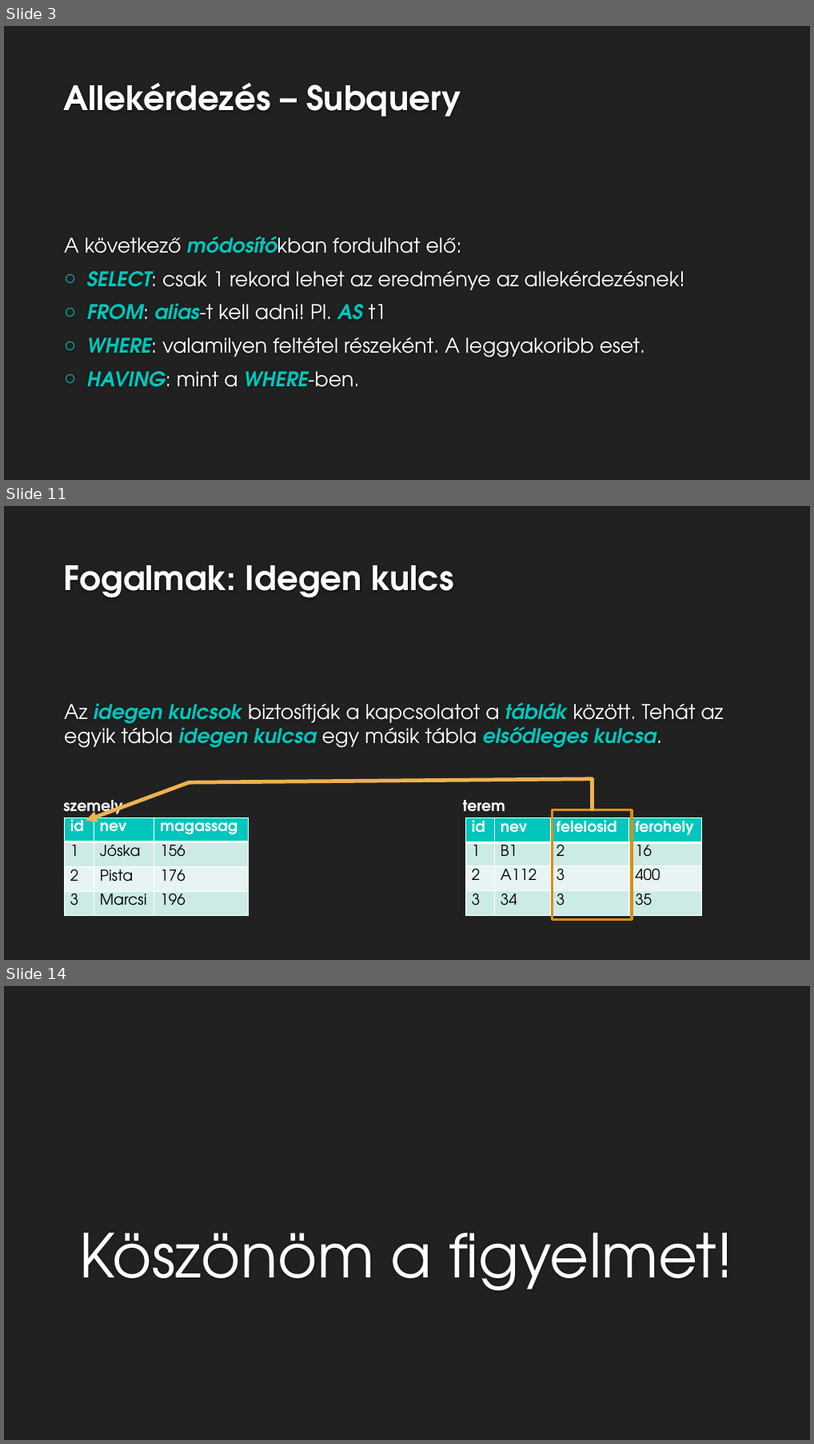
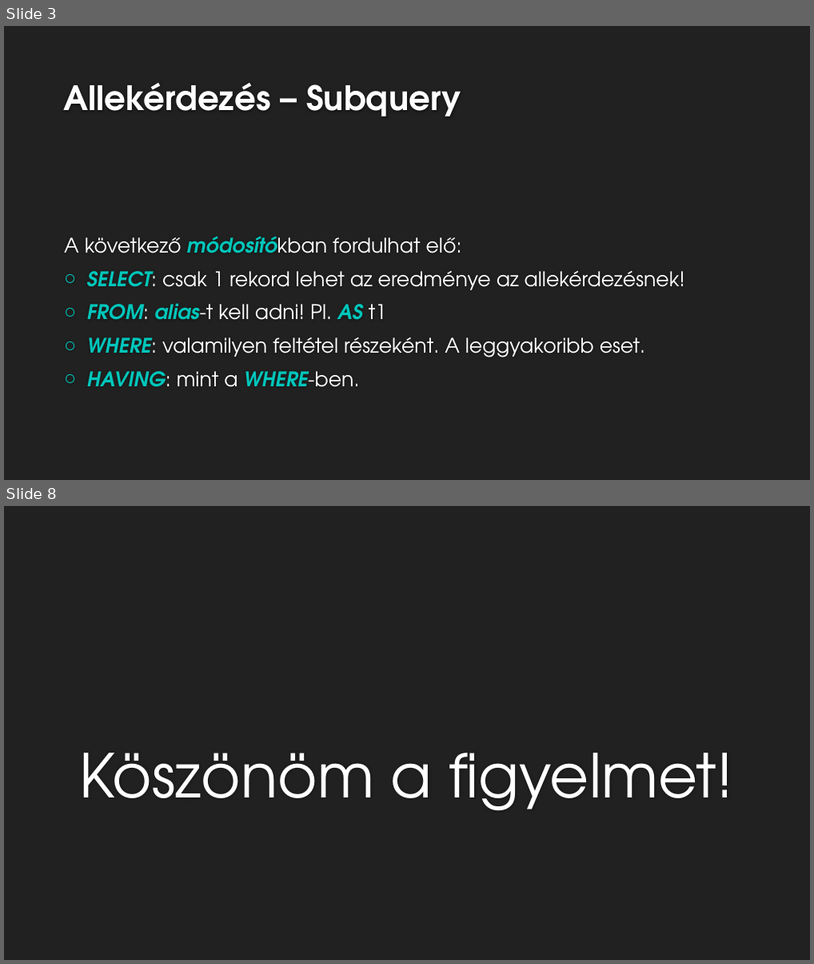
Before and after one commit to pepaSuli/sqltananyag, a slide deck: 19.lecke/AdatbázisTervezés19.pptx. Shown one above the other, each under a label of ours: slides 3, 11 and 14 before the commit, slides 3 and 8 after it; the slides between them are not shown. The pictures are 814x1444 and 814x964 pixels, drawn with LibreOffice and Linux fonts; fonts in the diff are those of the drawing; background and template pictures are left out. Boxes give left, top, right and bottom in pixels: in the first picture for what was removed or moved away, otherwise in the second. Text is boxed around its words. In the diff, an @@ line names an element or a change of style, - is before the commit and + after.

```diff
--- a/19.lecke/AdatbázisTervezés19.pptx
+++ b/19.lecke/AdatbázisTervezés19.pptx
@@ slide 11 removed at [4,506,810,960], background #212121 @@
@@ title removed at [64,565,454,598] @@
-Fogalmak: Idegen kulcs
@@ text removed at [64,702,724,748] @@
-Az idegen kulcsok biztosítják a kapcsolatot a táblák között. Tehát az egyik tábla idegen kulcsa egy másik tábla elsődleges kulcsa.
@@ arrow removed from (189, 783) to (86, 820) @@
@@ line removed from (593, 779) to (190, 783) @@
@@ line removed from (593, 780) to (593, 809) @@
@@ text removed at [63,800,122,816] @@
-szemely
@@ table removed at [65,817,249,916], 4 rows, 3 columns @@
-id | nev | magassag
-1 | Jóska | 156
-2 | Pista | 176
-3 | Marcsi | 196
@@ text removed at [463,800,506,812] @@
-terem
@@ table removed at [466,817,702,916], 4 rows, 4 columns @@
-id | nev | felelosid | ferohely
-1 | B1 | 2 | 16
-2 | A112 | 3 | 400
-3 | 34 | 3 | 35
@@ rectangle removed at [553,810,632,919] @@
@@ what was slide 14 is now slide 8 @@
```
Also in this commit, not shown: 1 slide changed, 3 slides added, 8 other slides removed.
